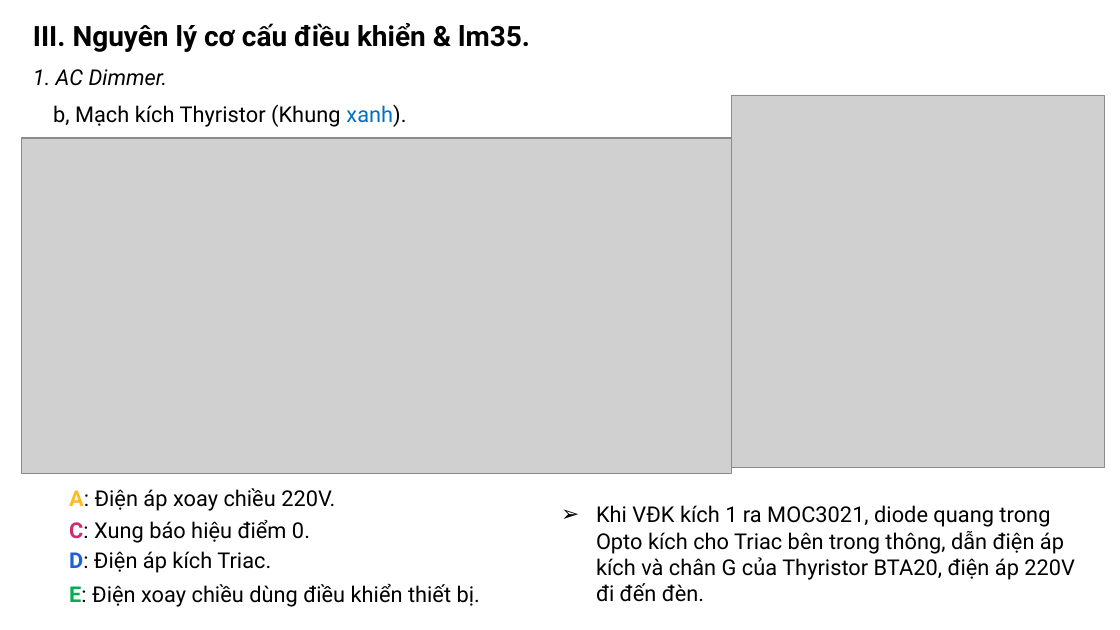
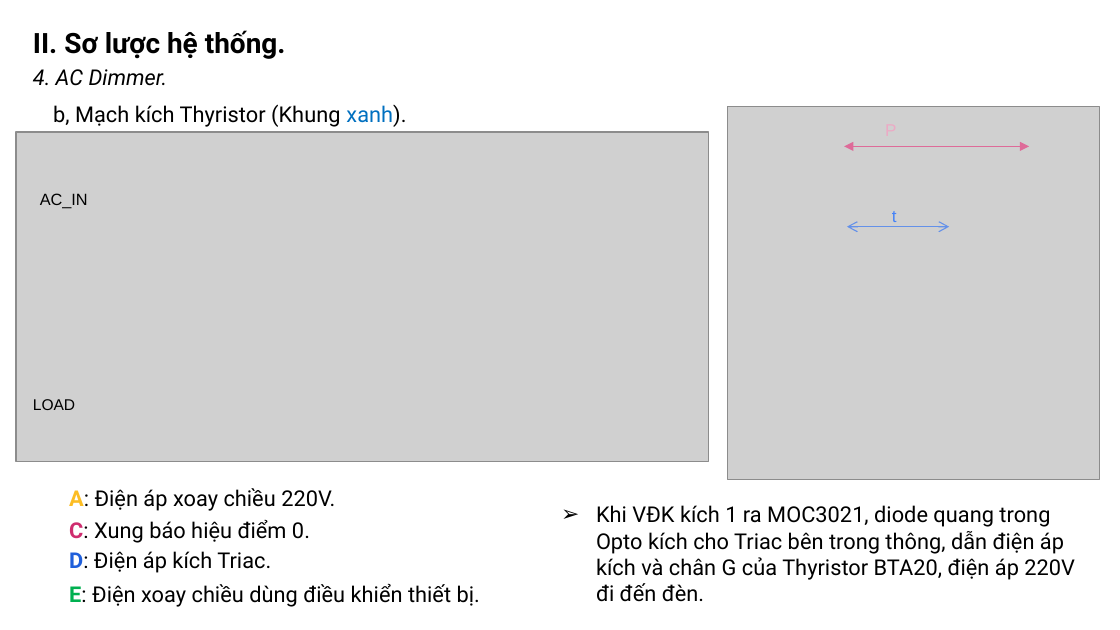
Before and after one commit to khanhnm08/HK_Egg_Incubator, a slide deck: slide 7 of Slide bao cao.pptx. Drawn at 1120x630 pixels with LibreOffice and Linux fonts; fonts in the diff are those of the drawing; grey boxes stand for pictures. Boxes give left, top, right and bottom in pixels: in the first picture for what was removed or moved away, otherwise in the second. Text is boxed around its words. In the diff, an @@ line names an element or a change of style, - is before the commit and + after.

```diff
--- a/Slide bao cao.pptx
+++ b/Slide bao cao.pptx
@@ text removed at [33,23,530,52] @@
-III. Nguyên lý cơ cấu điều khiển & lm35.
@@ text added at [33,30,286,59], 18 pt, text #000000, bold @@
+II. Sơ lược hệ thống.
@@ text at [33,69,168,86]: text changed @@
-1. AC Dimmer.
+4. AC Dimmer.
@@ picture: place and size @@
-picture at [731,95,1104,468]
+picture at [728,106,1101,479]
@@ picture: place and size @@
-picture at [22,138,732,474]
+picture at [16,132,708,463]
@@ double arrow added from (844, 147) to (1029, 147), #DE6C9A 0.75 pt @@
@@ text added at [40,193,88,209], 10.5 pt, text #000000 @@
+AC_IN
@@ double arrow added from (847, 226) to (949, 226), #6491E9 0.75 pt @@
@@ text added at [892,211,897,222], 11 pt, text #4482F8 @@
+t
@@ text added at [33,399,75,410], 10 pt, text #000000 @@
+LOAD
```
Also in this commit, not shown: 12 other slides changed, 3 slides added, 6 other files.
